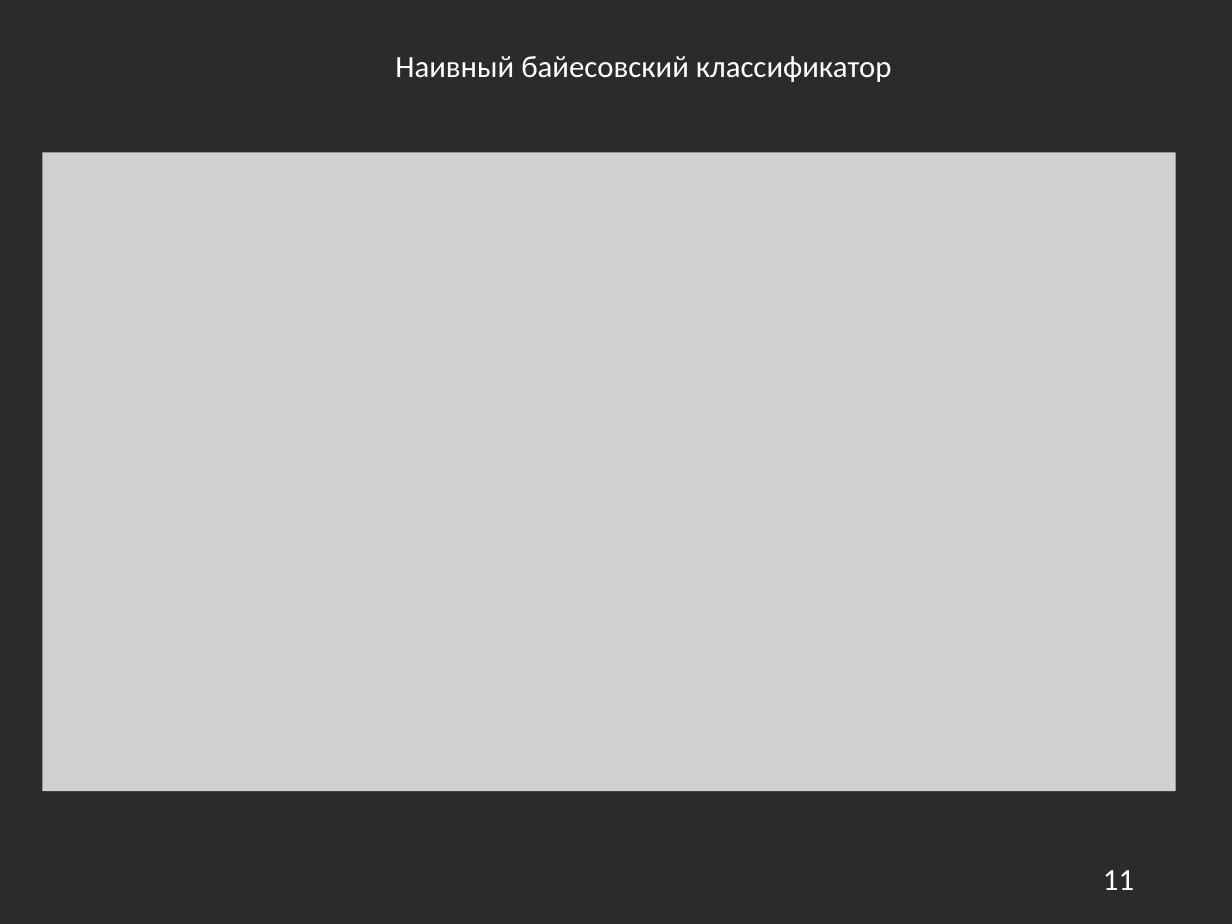
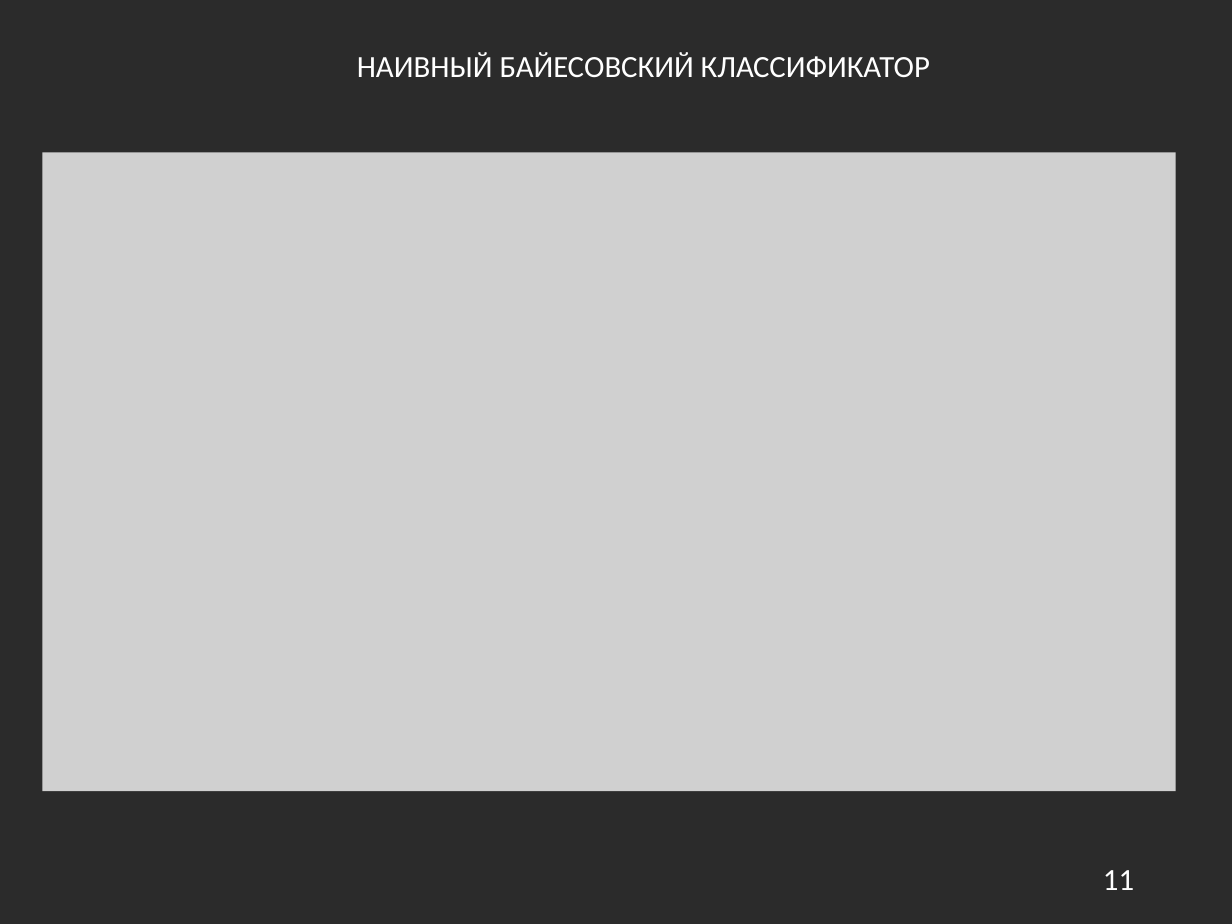
Before and after one commit to BizinMitya/WebFilter, a slide deck: slide 11 of diploma/Проектирование и разработка веб-фильтра для обеспечения контроля доступа к сетевым ресурсам.pptx. Drawn at 1232x924 pixels with LibreOffice and Linux fonts; fonts in the diff are those of the drawing; grey boxes stand for pictures; background and template pictures are left out; a plain dark background stands for a picture behind light text. Boxes give left, top, right and bottom in pixels: in the first picture for what was removed or moved away, otherwise in the second. Text is boxed around its words. In the diff, an @@ line names an element or a change of style, - is before the commit and + after.

```diff
--- a/diploma/Проектирование и разработка веб-фильтра для обеспечения контроля доступа к сетевым ресурсам.pptx
+++ b/diploma/Проектирование и разработка веб-фильтра для обеспечения контроля доступа к сетевым ресурсам.pptx
@@ text at box(357, 52, 930, 77): text changed @@
-Наивный байесовский классификатор
+НАИВНЫЙ БАЙЕСОВСКИЙ КЛАССИФИКАТОР
```
Also in this commit, not shown: 13 other slides changed, 1 other file.
